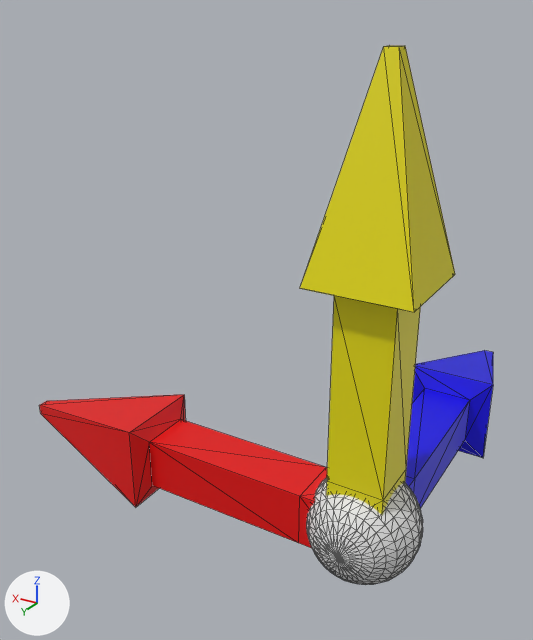
Two versions of the Blender file 3D Models/Compass.blend, one commit apart.
Camera for both pictures: a camera (50 mm lens) standing at (-0.509, 1.275, 1.08) and looking at (0.463, -0.344, 0.271). Lighting does not change. The marker at lower left points along +X, +Y and +Z. Mesh edges are drawn as thin lines.
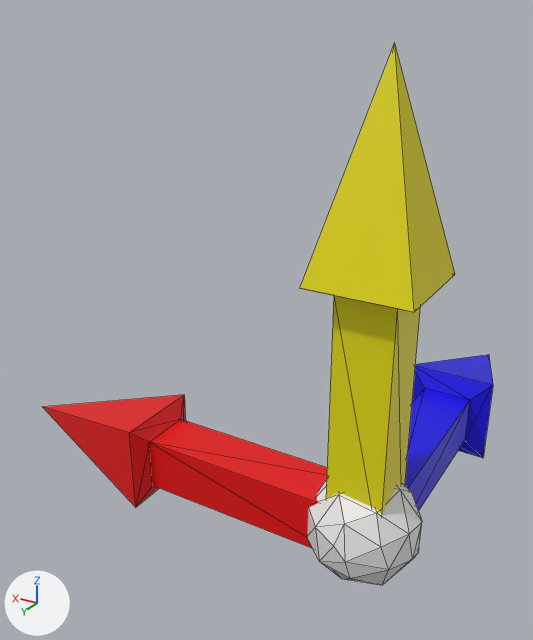
Location of each change, (x1, y1, x2, y2) in pixels of the pictures (533 x 640 px):
'Sphere', modifiers changed: before (39, 46, 493, 585); after (43, 43, 493, 585)

What the commit changed:
Object 'Sphere' (ob_sphere) gains a DECIMATE modifier named 'Decimate'.
Modifier setting: ratio = 0.14.
Modifier setting: use_collapse_triangulate = True.
